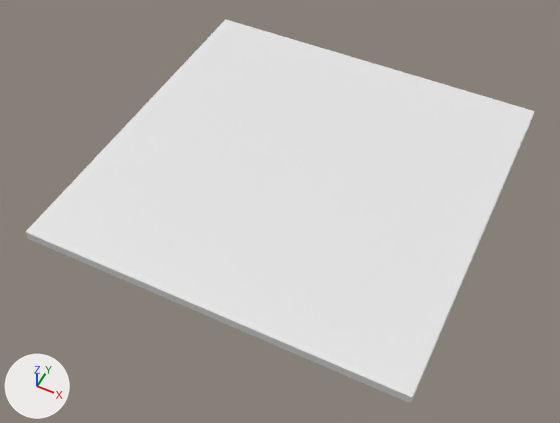
One commit to the Blender file project-leaderboard/assets/blend/room.blend: the scene before it, then after it.
One viewpoint serves both versions: a camera (50 mm lens) standing at (12.0, -26.1, 28.9) and looking at (0.3, -2.8, -0.2). The lights are fixed; the arrows at lower left show +X, +Y and +Z. The picture after the commit comes second.

Names of what the first picture shows: 'base'.
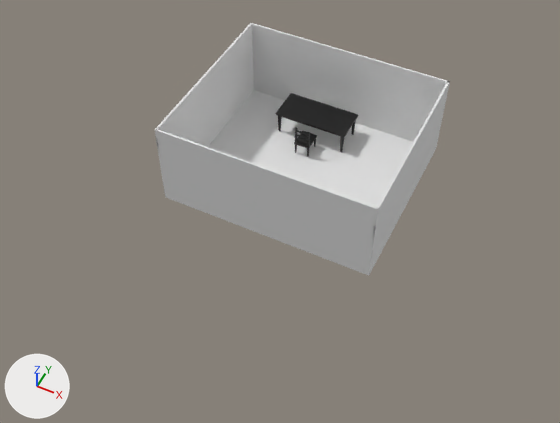
What differs and where, as boxes [x1, y1, x2, y2] in the pictures (560 x 423 px):
```json
{"object": "base", "change": "moved, rescaled", "before": [26, 19, 535, 404], "after": [165, 90, 436, 276], "on screen": "47% narrower, 52% shorter"}
{"object": "front/back_walls-col", "change": "added", "after": [155, 23, 450, 274]}
{"object": "left/right_walls-col", "change": "added", "after": [155, 23, 450, 274]}
{"object": "table", "change": "added", "after": [276, 93, 358, 152], "on screen": "black"}
{"object": "chair", "change": "added", "after": [294, 127, 317, 157]}
```

Scene script edits in JSON lines:
```json
{"op": "add", "block": "mat_black", "code": ["mat_black = principled_material('black')", "mat_black.base_color = (0.0, 0.0, 0.0)  # black #000000"]}
{"op": "add", "block": "me_cube_006", "code": ["me_cube_006 = bpy.data.meshes.new('Cube.006')", "me_cube_006.from_pydata(...)  # a box spanning x -1.0..1.0, y -0.49..0.49, z -1.0..1.0"]}
{"op": "add", "block": "me_cube_043", "code": ["me_cube_043 = bpy.data.meshes.new('Cube.043')", "me_cube_043.from_pydata(...)  # 104 vertices, 82 faces; spans x -0.8..0.8, y -1.1..0.5, z -18.9..22.5", "me_cube_043.materials.append(mat_black)  # black #000000"]}
{"op": "add", "block": "me_cube_127", "code": ["me_cube_127 = bpy.data.meshes.new('Cube.127')", "me_cube_127.from_pydata(...)  # 88 vertices, 70 faces; spans x -0.8..0.8, y -0.8..0.8, z -24.7..1.0", "me_cube_127.materials.append(mat_black)  # black #000000"]}
{"op": "add", "block": "ob_base", "code": "ob_base.parent = ob_build"}
{"op": "set", "path": "ob_base.location", "old": "(0.0, 0.0, 0.0)", "new": "(1.397, 0.258, 0.0)"}
{"op": "set", "path": "ob_base.scale", "old": "(9.89, 9.89, 0.252)", "new": "(23.7, 20.3, 0.194)"}
{"op": "add", "block": "ob_build", "code": ["ob_build = bpy.data.objects.new('build', None)", "ob_build.location = (0.0, 0.0, 0.0)", "ob_build.scale = (0.235, 0.235, 0.235)"]}
{"op": "add", "block": "ob_left_right_walls_col", "code": ["ob_left_right_walls_col = bpy.data.objects.new('left/right_walls-col', me_cube_006)", "ob_left_right_walls_col.parent = ob_build", "ob_left_right_walls_col.location = (-22.07, 0.258, 9.799)", "ob_left_right_walls_col.rotation_euler = (1.571, 0.0, 1.571)  # degrees (90, 0, 90)", "ob_left_right_walls_col.scale = (20.3, 19.5, 0.236)", "_m = ob_left_right_walls_col.modifiers.new('Mirror', 'MIRROR')", "_m.mirror_object = ob_base"]}
{"op": "add", "block": "ob_front_back_walls_col", "code": ["ob_front_back_walls_col = bpy.data.objects.new('front/back_walls-col', me_cube_006.copy())", "ob_front_back_walls_col.parent = ob_build", "ob_front_back_walls_col.location = (1.397, -19.79, 9.799)", "ob_front_back_walls_col.rotation_euler = (1.571, 0.0, 0.0)  # degrees (90, 0, 0)", "ob_front_back_walls_col.scale = (23.7, 19.5, 0.202)", "_m = ob_front_back_walls_col.modifiers.new('Mirror', 'MIRROR')", "_m.use_axis = (False, True, False)", "_m.mirror_object = ob_base"]}
{"op": "add", "block": "ob_chair", "code": ["ob_chair = bpy.data.objects.new('chair', me_cube_043)", "ob_chair.parent = ob_props", "ob_chair.location = (-1.409, 5.674, 3.677)", "ob_chair.rotation_euler = (0.0, 0.0, 3.142)  # degrees (0, 0, 180)", "ob_chair.scale = (2.42, 2.72, 0.179)", "_m = ob_chair.modifiers.new('Bevel', 'BEVEL')", "_m.width = 0.03", "_m.width_pct = 0.03", "_m.segments = 3"]}
{"op": "add", "block": "ob_props", "code": ["ob_props = bpy.data.objects.new('props', None)", "ob_props.location = (0.0, 0.0, 0.0)", "ob_props.scale = (0.235, 0.235, 0.235)"]}
{"op": "add", "block": "ob_table", "code": ["ob_table = bpy.data.objects.new('table', me_cube_127)", "ob_table.parent = ob_props", "ob_table.location = (-1.67, 12.92, 5.668)", "ob_table.scale = (11.3, 4.88, 0.222)", "_m = ob_table.modifiers.new('Bevel', 'BEVEL')", "_m.width = 0.03", "_m.width_pct = 0.03", "_m.segments = 3"]}
```
